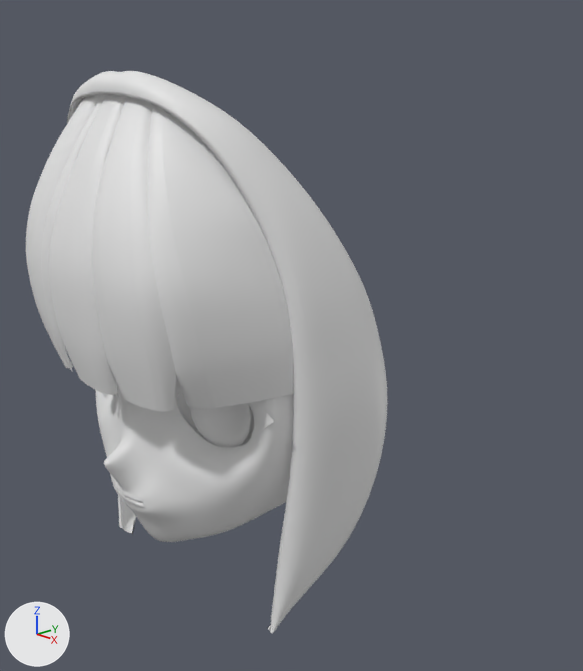
The Blender file untitled.blend, before and after one commit.
Camera for both pictures: a 50 mm lens placed at (0.97, -0.8, 2.123), pointed at (0.01, 0.12, 1.701). Lighting does not change. The marker at lower left points along +X, +Y and +Z.

In view in the first picture: 'Plane.002', 'Plane.003', 'eye', 'head_plane'.
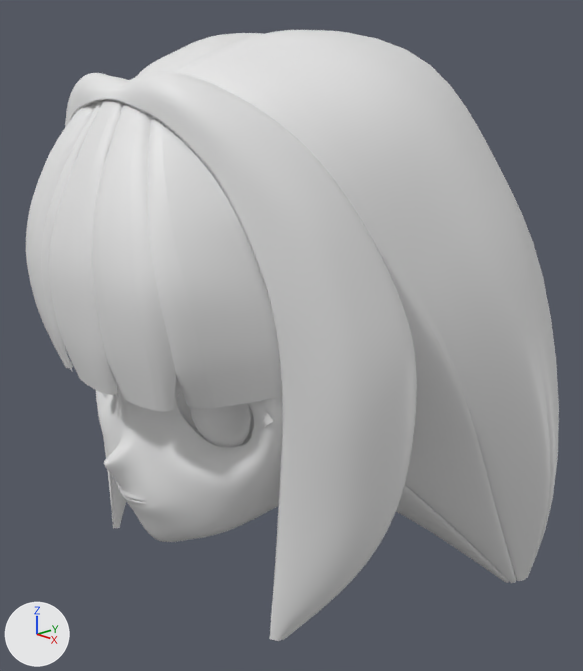
Boxes (x1, y1, x2, y2) around the edits, measured in the pictures (583 x 671 px):
'Sphere', added
    after: (136, 30, 559, 583)
'Plane.003', reshaped (10% wider)
    before: (67, 71, 388, 633)
    after: (65, 72, 417, 641)

Patch to the scene script:
```diff
--- a/untitled.blend.py
+++ b/untitled.blend.py
@@ me_plane_008 @@
 # used by ob_plane_003; location = (0.0, 0.0, 0.0); rotation_euler = (1.571, 0.0, 1.571), in degrees (90, 0, 90)
-me_plane_008.from_pydata(...)  # 65 vertices, 60 faces; spans x -0.212..0.049, y 1.319..2.138, z 0.0..0.314
+me_plane_008.from_pydata(...)  # 91 vertices, 84 faces; spans x -0.207..0.063, y 1.321..2.14, z 0.0..0.362
+# me_plane_008 part 1
+# 57 vertices are removed from x -0.212..0.049, y 1.319..2.138, z 0.0..0.314
+# 60 faces are deleted
+# 83 vertices are added at x -0.207..0.063, y 1.321..2.14, z 0.0..0.362
+# 84 new faces join them
@@ me_sphere_001 @@
+me_sphere_001.from_pydata(...)  # 201 vertices, 164 faces; spans x 0.0..0.426, y -0.172..0.54, z 1.264..2.214
+me_sphere_001.polygons.foreach_set('use_smooth', [True] * 164)
@@ ob_sphere @@
+ob_sphere = bpy.data.objects.new('Sphere', me_sphere_001)
+ob_sphere.location = (0.0, 0.0, 0.0)
+_m = ob_sphere.modifiers.new('Mirror', 'MIRROR')
+_m.use_clip = True
+_m = ob_sphere.modifiers.new('Subdivision', 'SUBSURF')
```
